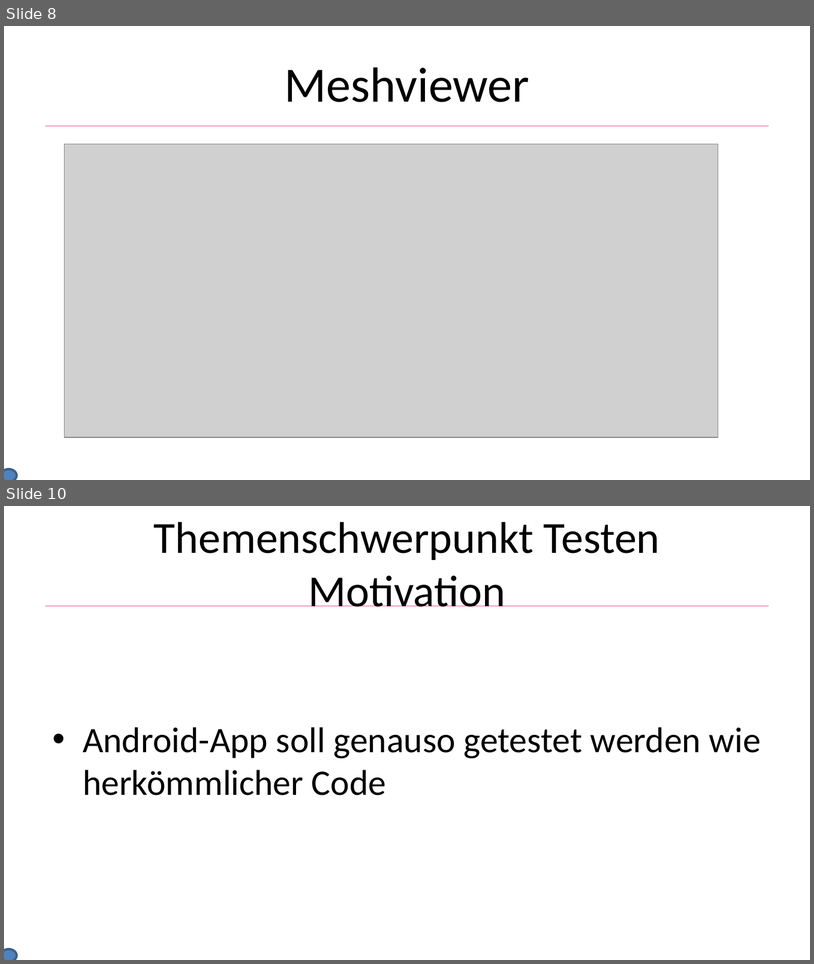
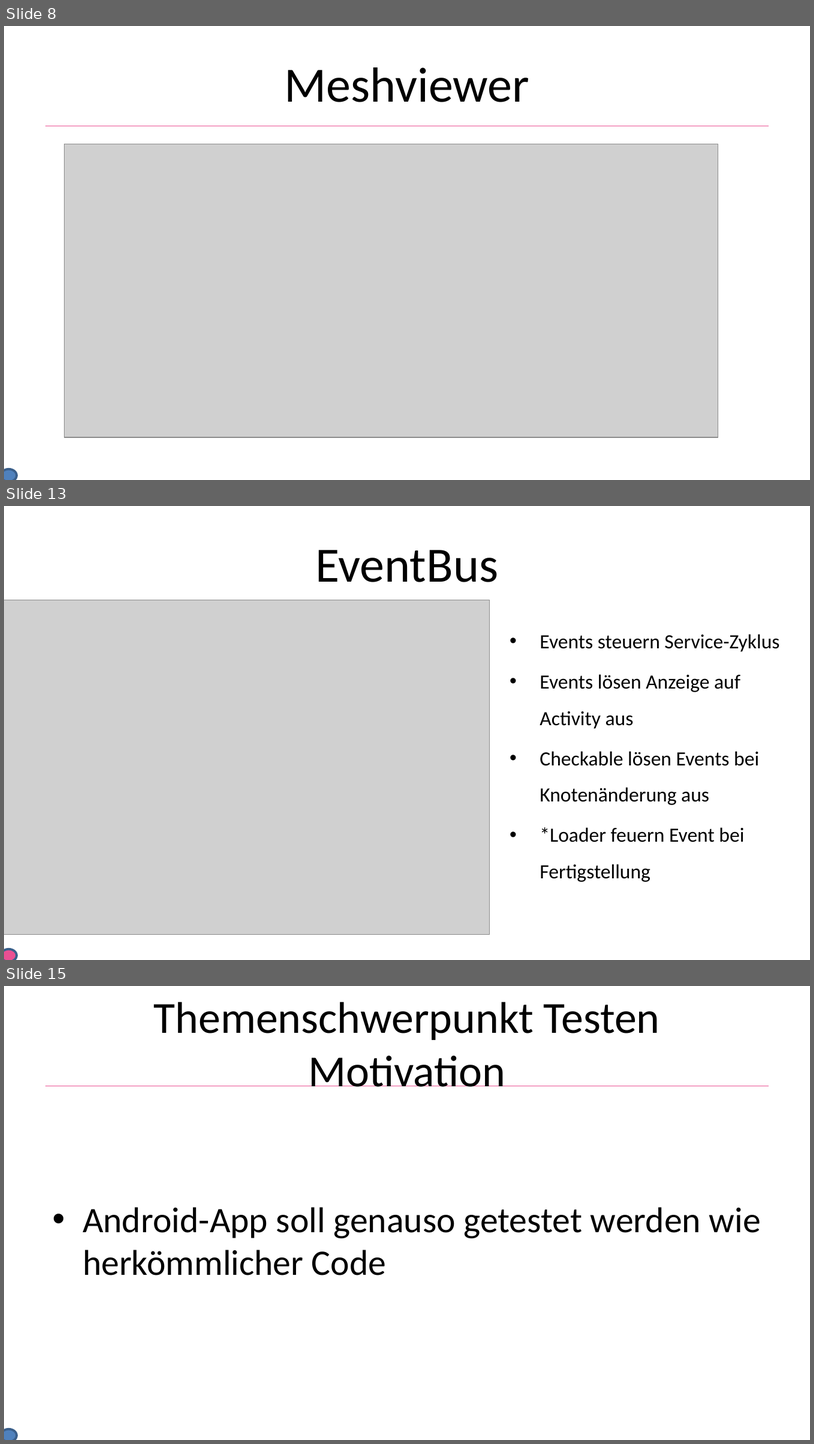
Before and after one commit to He1md4ll/MobileMeshViewer, a slide deck: docs/mobile_meshviewer_praezi.pptx. Shown one above the other, each under a label of ours: slides 8 and 10 before the commit, slides 8, 13 and 15 after it; the slides between them are not shown. The pictures are 814x964 and 814x1444 pixels, drawn with LibreOffice and Linux fonts; fonts in the diff are those of the drawing; grey boxes stand for pictures; background and template pictures are left out. Boxes give left, top, right and bottom in pixels: in the first picture for what was removed or moved away, otherwise in the second. Text is boxed around its words. In the diff, an @@ line names an element or a change of style, - is before the commit and + after.

```diff
--- a/docs/mobile_meshviewer_praezi.pptx
+++ b/docs/mobile_meshviewer_praezi.pptx
@@ slide 13 added at bbox=[4, 506, 810, 960], background #FFFFFF @@
@@ title added at bbox=[315, 550, 498, 582], 44 pt, text #000000 @@
+EventBus
@@ picture added at bbox=[4, 600, 490, 934] @@
@@ text added at bbox=[540, 634, 780, 882], 18 pt, text #000000 @@
+• Events steuern Service-Zyklus
+• Events lösen Anzeige auf Activity aus
+• Checkable lösen Events bei Knotenänderung aus
+• *Loader feuern Event bei Fertigstellung
@@ ellipse added at bbox=[4, 949, 17, 960], fill #EA5092, outline #3A5F8C 2 pt @@
@@ what was slide 10 is now slide 15 @@
```
Also in this commit, not shown: 6 slides changed, 5 other slides added, 1 slide removed.
